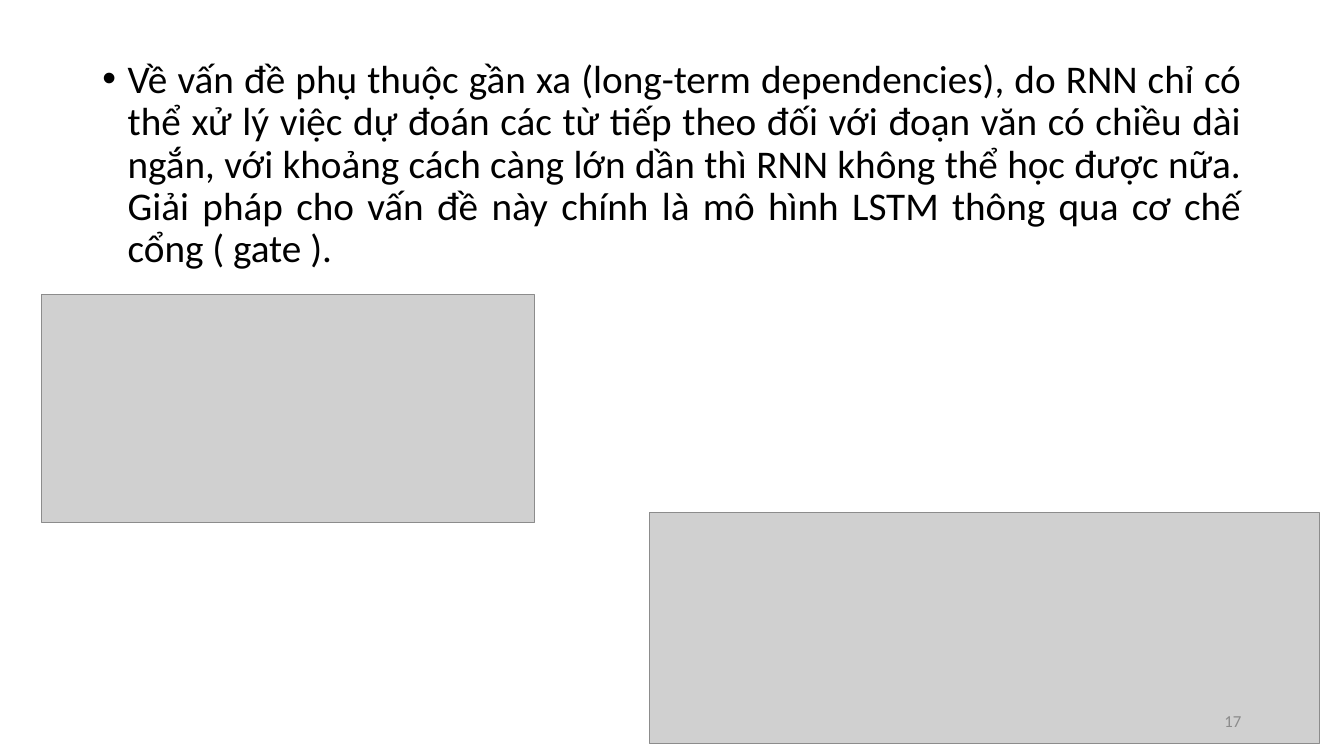
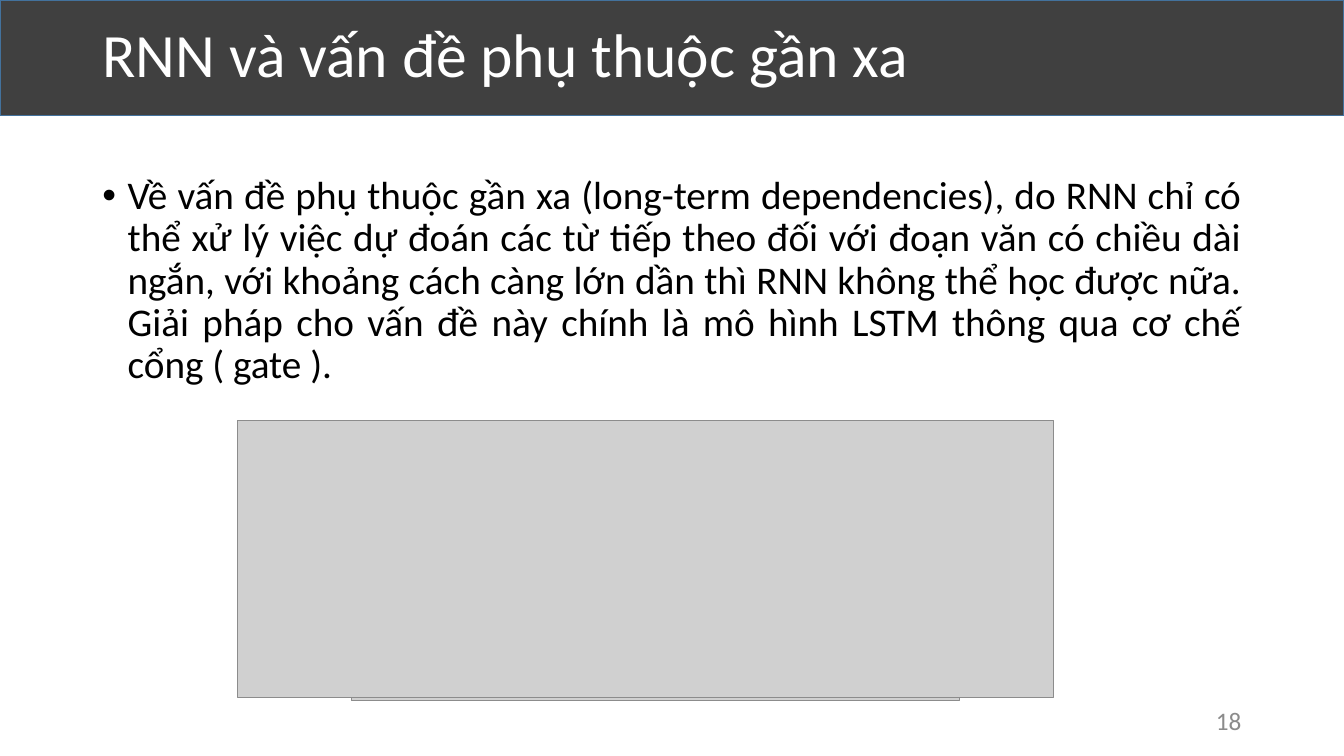
Before and after one commit to VolknerThanh/kltn_SentimentAnalysis, a slide deck: slide 18 of kltn-thuyết-trình.pptx (slide 17 before the commit). Drawn at 1344x756 pixels with LibreOffice and Linux fonts; fonts in the diff are those of the drawing; grey boxes stand for pictures. Boxes give left, top, right and bottom in pixels: in the first picture for what was removed or moved away, otherwise in the second. Text is boxed around its words. In the diff, an @@ line names an element or a change of style, - is before the commit and + after.

```diff
--- a/kltn-thuyết-trình.pptx
+++ b/kltn-thuyết-trình.pptx
@@ rectangle added at <box>0,0,1344,116</box>, fill #404040, outline #43739E 1 pt @@
@@ text added at <box>102,31,908,88</box>, 44 pt, text #FFFFFF @@
+RNN và vấn đề phụ thuộc gần xa
@@ text "Về vấn đề phụ thuộc ...": place and size @@
-text "Về vấn đề phụ thuộc ..." at <box>128,63,1241,269</box>
+text "Về vấn đề phụ thuộc ..." at <box>128,179,1241,385</box>
@@ picture: place and size @@
-picture at <box>649,513,1320,744</box>
+picture at <box>238,420,1055,697</box>
@@ picture: place and size @@
-picture at <box>42,295,535,522</box>
+picture at <box>351,420,959,701</box>
@@ page number at <box>1216,713,1242,730</box>: text changed; size 12 to 18 pt @@
-17
+18
```
Also in this commit, not shown: 20 other slides changed, 10 slides added, 11 slides removed.
